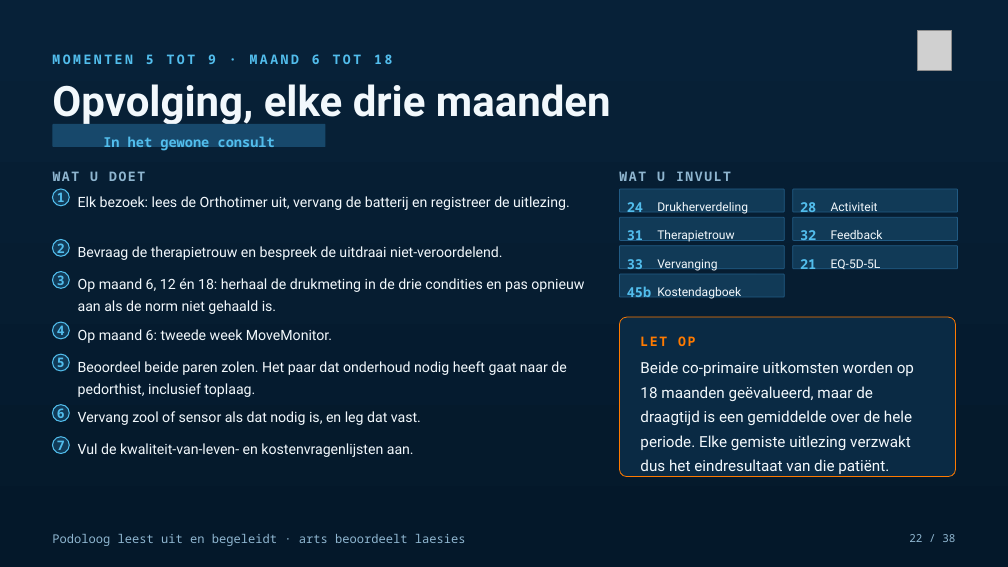
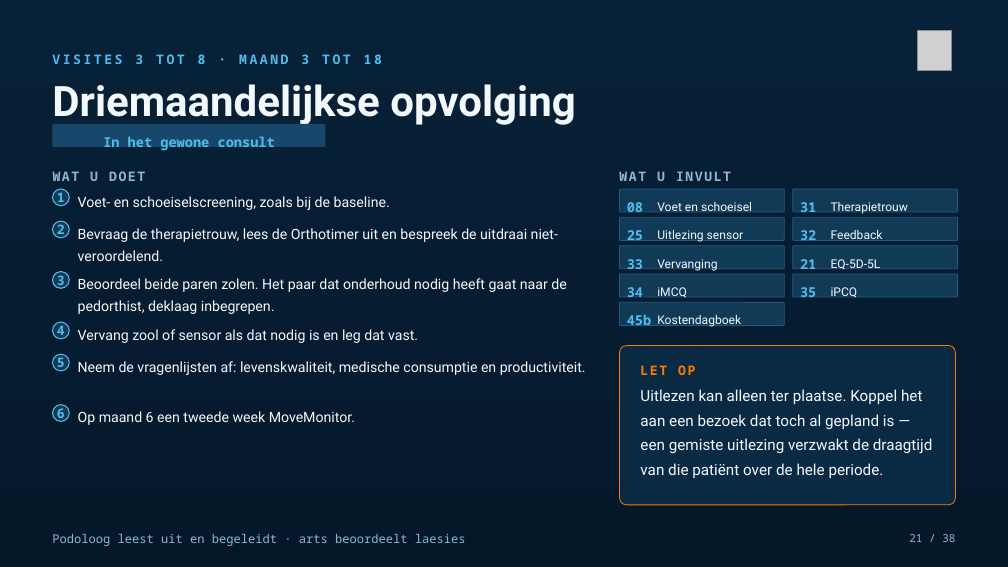
Before and after one commit to Dellfs/paradise-project, a slide deck: slide 21 of PARADISE_presentatie/PARADISE_opleidingssessie_voetklinieken.pptx (slide 22 before the commit). Drawn at 1008x567 pixels with LibreOffice and Linux fonts; fonts in the diff are those of the drawing; grey boxes stand for pictures. Boxes give left, top, right and bottom in pixels: in the first picture for what was removed or moved away, otherwise in the second. Text is boxed around its words. In the diff, an @@ line names an element or a change of style, - is before the commit and + after.

```diff
--- a/PARADISE_presentatie/PARADISE_opleidingssessie_voetklinieken.pptx
+++ b/PARADISE_presentatie/PARADISE_opleidingssessie_voetklinieken.pptx
@@ text at [52, 54, 382, 64]: text changed @@
-MOMENTEN 5 TOT 9 · MAAND 6 TOT 18
+VISITES 3 TOT 8 · MAAND 3 TOT 18
@@ text at [52, 84, 575, 126]: text changed @@
-Opvolging, elke drie maanden
+Driemaandelijkse opvolging
@@ text removed at [78, 196, 570, 210] @@
-Elk bezoek: lees de Orthotimer uit, vervang de batterij en registreer de uitlezing.
@@ text added at [78, 196, 390, 210], 13.5 pt, text #F2F8FC @@
+Voet- en schoeiselscreening, zoals bij de baseline.
@@ text at [627, 202, 643, 212]: text changed @@
-24
+08
@@ text at [657, 202, 752, 211]: text changed @@
-Drukherverdeling
+Voet en schoeisel
@@ text "31": place and size @@
-text "31" at [627, 230, 643, 241]
+text "31" at [800, 202, 816, 212]
@@ text removed at [800, 202, 816, 212] @@
-28
@@ text "Therapietrouw": place and size @@
-text "Therapietrouw" at [657, 230, 734, 242]
+text "Therapietrouw" at [831, 202, 908, 214]
@@ text removed at [831, 202, 878, 211] @@
-Activiteit
@@ text "2": place and size @@
-text "2" at [57, 240, 65, 257]
+text "2" at [57, 222, 65, 239]
@@ ellipse: place and size @@
-ellipse at [52, 240, 69, 256]
+ellipse at [52, 221, 69, 237]
@@ text at [78, 228, 558, 261]: text changed @@
-Bevraag de therapietrouw en bespreek de uitdraai niet-veroordelend.
+Bevraag de therapietrouw, lees de Orthotimer uit en bespreek de uitdraai niet-veroordelend.
@@ text added at [627, 230, 643, 241], 13 pt, text #52BDEC, bold @@
+25
@@ text added at [657, 230, 744, 242], 11.5 pt, text #F2F8FC @@
+Uitlezing sensor
@@ text at [78, 278, 566, 314]: text changed @@
-Beoordeel beide paren zolen. Het paar dat onderhoud nodig heeft gaat naar de pedorthist, inclusief toplaag.
+Beoordeel beide paren zolen. Het paar dat onderhoud nodig heeft gaat naar de pedorthist, deklaag inbegrepen.
@@ text removed at [78, 278, 584, 314] @@
-Op maand 6, 12 én 18: herhaal de drukmeting in de drie condities en pas opnieuw aan als de norm niet gehaald is.
@@ text added at [627, 287, 643, 297], 13 pt, text #52BDEC, bold @@
+34
@@ text added at [657, 287, 687, 298], 11.5 pt, text #F2F8FC @@
+iMCQ
@@ rounded rectangle added at [793, 274, 958, 297], fill #113A57, outline #215B84 0.75 pt @@
@@ text added at [800, 287, 816, 297], 13 pt, text #52BDEC, bold @@
+35
@@ text added at [831, 287, 858, 298], 11.5 pt, text #F2F8FC @@
+iPCQ
@@ text at [78, 329, 418, 343]: text changed @@
-Vervang zool of sensor als dat nodig is, en leg dat vast.
+Vervang zool of sensor als dat nodig is en leg dat vast.
@@ rounded rectangle added at [619, 302, 784, 326], fill #113A57, outline #215B84 0.75 pt @@
@@ 3 texts, 1 rounded rectangle: place and size @@
-3 texts, 1 rounded rectangle at [619, 286, 955, 476]
+3 texts, 1 rounded rectangle at [619, 314, 955, 505]
@@ text added at [78, 361, 586, 375], 13.5 pt, text #F2F8FC @@
+Neem de vragenlijsten af: levenskwaliteit, medische consumptie en productiviteit.
@@ text removed at [640, 361, 914, 474] @@
-Beide co-primaire uitkomsten worden op 18 maanden geëvalueerd, maar de draagtijd is een gemiddelde over de hele periode. Elke gemiste uitlezing verzwakt dus het eindresultaat van die patiënt.
@@ text added at [640, 389, 932, 478], 14.5 pt, text #F2F8FC @@
+Uitlezen kan alleen ter plaatse. Koppel het aan een bezoek dat toch al gepland is — een gemiste uitlezing verzwakt de draagtijd van die patiënt over de hele periode.
@@ text at [78, 411, 355, 425]: text changed @@
-Op maand 6: tweede week MoveMonitor.
+Op maand 6 een tweede week MoveMonitor.
@@ ellipse removed at [52, 437, 69, 454] @@
@@ text removed at [57, 437, 65, 454] @@
-7
@@ text removed at [78, 443, 414, 457] @@
-Vul de kwaliteit-van-leven- en kostenvragenlijsten aan.
@@ text at [909, 534, 955, 542]: text changed @@
-22 / 38
+21 / 38
```
Also in this commit, not shown: 7 other slides changed, 1 slide added, 1 slide removed, 4 other files.
